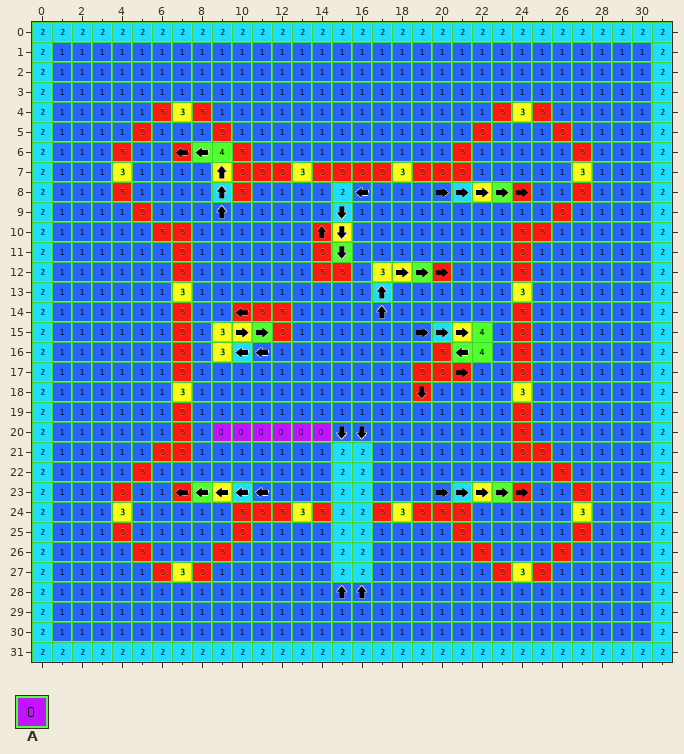
Level history. Tiled map: android/assets/castle3.tmx. Above is the file before it was changed.
Cells are 32x32 px. Shown: x 0..31, y 0..31.
Key: from "TileMapLarge": A 0.
_ is an empty cell.
Layers that did not change in this view are not listed.
Layer "Patrol Path Tile Layer 1" before, first column x 0:
 0 ________________________________
 1 ________________________________
 2 ________________________________
 3 ________________________________
 4 ________________________________
 5 ________________________________
 6 ________________________________
 7 ________________________________
 8 ________________________________
 9 ________________________________
10 ________________________________
11 ________________________________
12 ________________________________
13 ________________________________
14 ________________________________
15 ________________________________
16 ________________________________
17 ________________________________
18 ________________________________
19 ________________________________
20 _________AAAAAA_________________
21 ________________________________
22 ________________________________
23 ________________________________
24 ________________________________
25 ________________________________
26 ________________________________
27 ________________________________
28 ________________________________
29 ________________________________
30 ________________________________
31 ________________________________
New version:
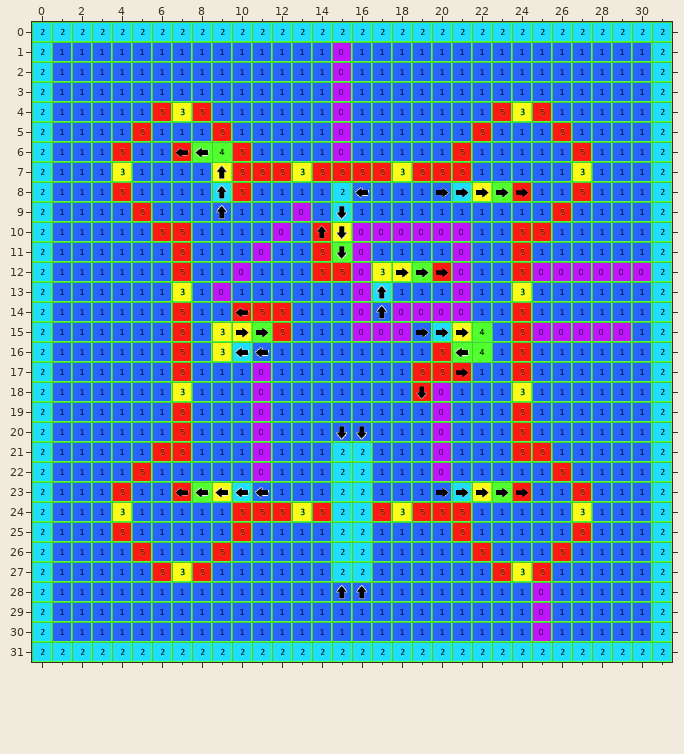
Changes in this commit:
Changed rows in their new state; . is an unchanged cell.
Layer "Patrol Path Tile Layer 1":
first column x 9:
 1 ......A...............
 2 ......A...............
 3 ......A...............
 4 ......A...............
 5 ......A...............
 6 ......A...............
 9 ....A.................
10 ...A...AAAAAA.........
11 ..A....A....A.........
12 .A.....A....A...AAAAAA
13 A......A....A.........
14 .......A.AAAA.........
15 .......AAA......AAAAA.
17 ..A...................
18 ..A........A..........
19 ..A........A..........
20 __.___.....A..........
21 ..A........A..........
22 ..A........A..........
first column x 25:
28 A
29 A
30 A
